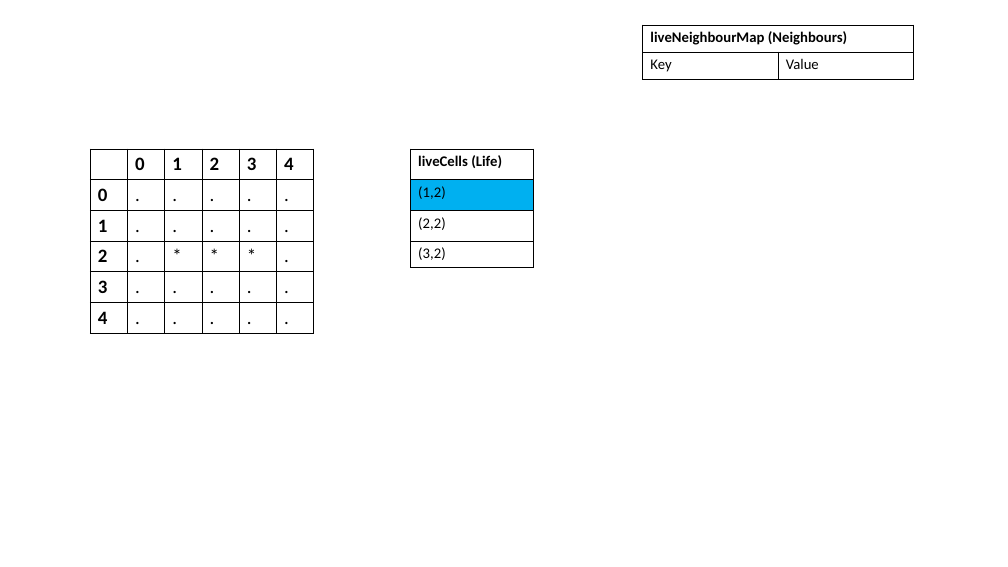
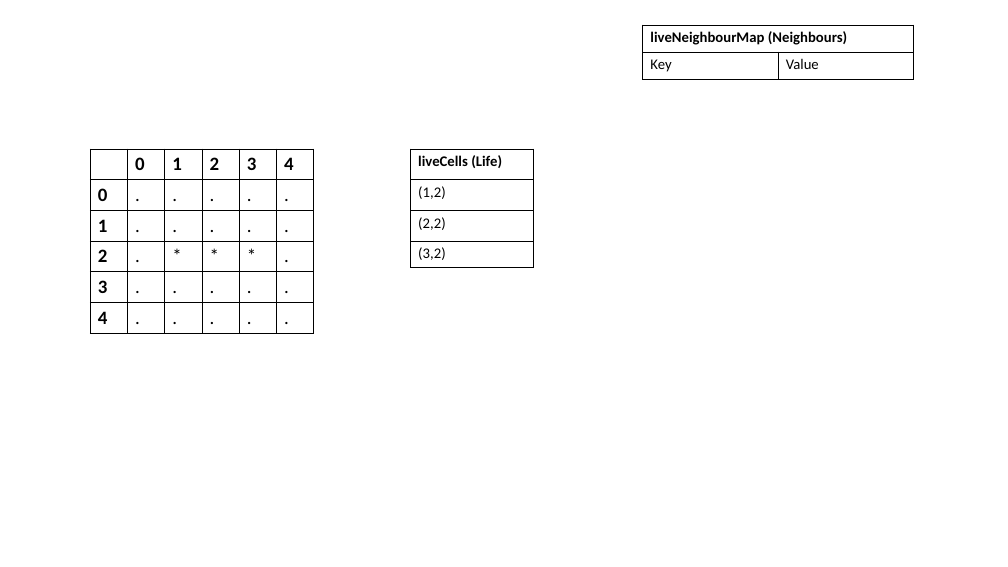
Before and after one commit to jenko35/Game-Of-Life, a slide deck: slide 1 of docs/Example.pptx. Drawn at 1008x567 pixels with LibreOffice and Linux fonts; fonts in the diff are those of the drawing. Boxes give left, top, right and bottom in pixels: in the first picture for what was removed or moved away, otherwise in the second. Text is boxed around its words. In the diff, an @@ line names an element or a change of style, - is before the commit and + after.

```diff
--- a/docs/Example.pptx
+++ b/docs/Example.pptx
@@ table at [411, 149, 534, 268] @@
@@ fill #00B0F0 to none in row 2, column 1 @@
```
Also in this commit, not shown: 1 other file.
